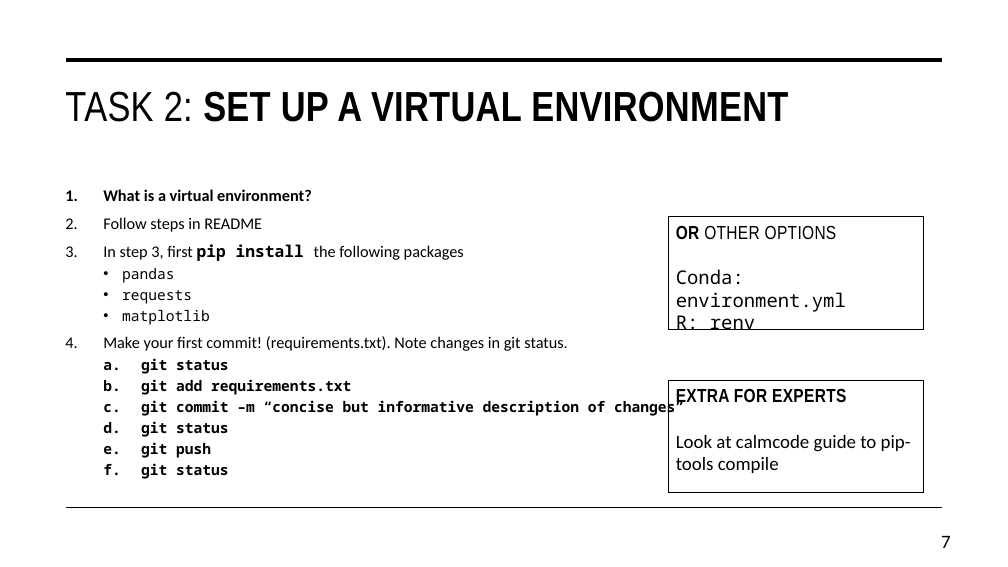
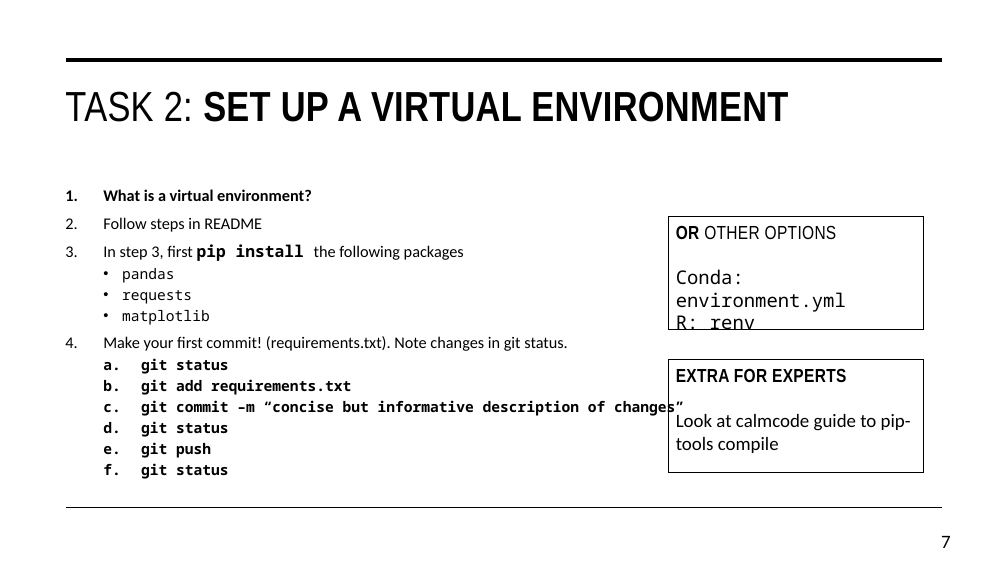
Before and after one commit to daniel-wrench/snap-research-template, a slide deck: slide 7 of doc/workshop_slides.pptx. Drawn at 1008x567 pixels with LibreOffice and Linux fonts; fonts in the diff are those of the drawing. Boxes give left, top, right and bottom in pixels: in the first picture for what was removed or moved away, otherwise in the second. Text is boxed around its words. In the diff, an @@ line names an element or a change of style, - is before the commit and + after.

```diff
--- a/doc/workshop_slides.pptx
+++ b/doc/workshop_slides.pptx
@@ rectangle "EXTRA FOR EXPERTS" moved from (x1=668, y1=380, x2=924, y2=493) to (x1=668, y1=359, x2=924, y2=472) @@
```
Also in this commit, not shown: 5 other slides changed, 1 other file.
